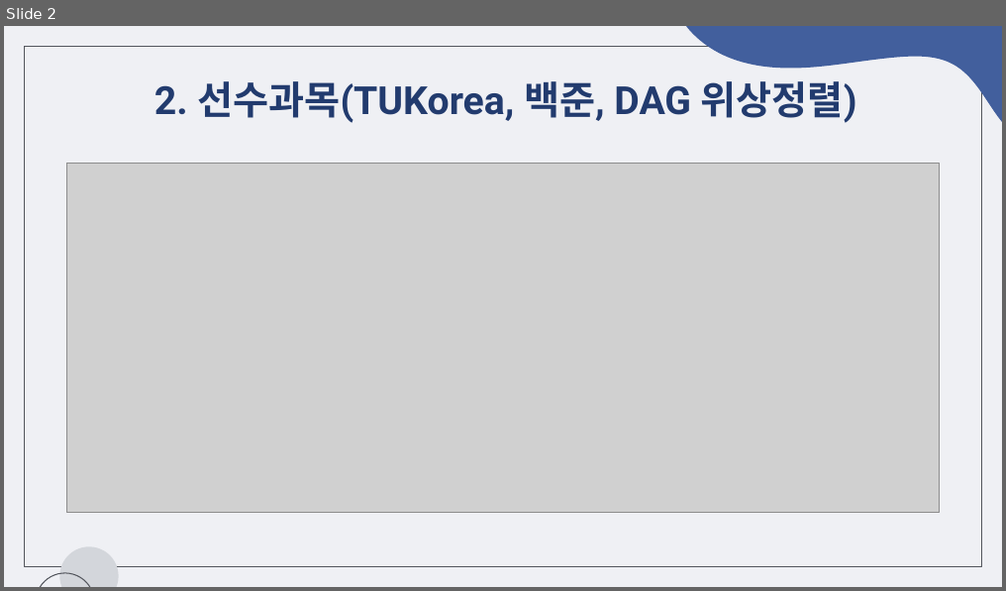
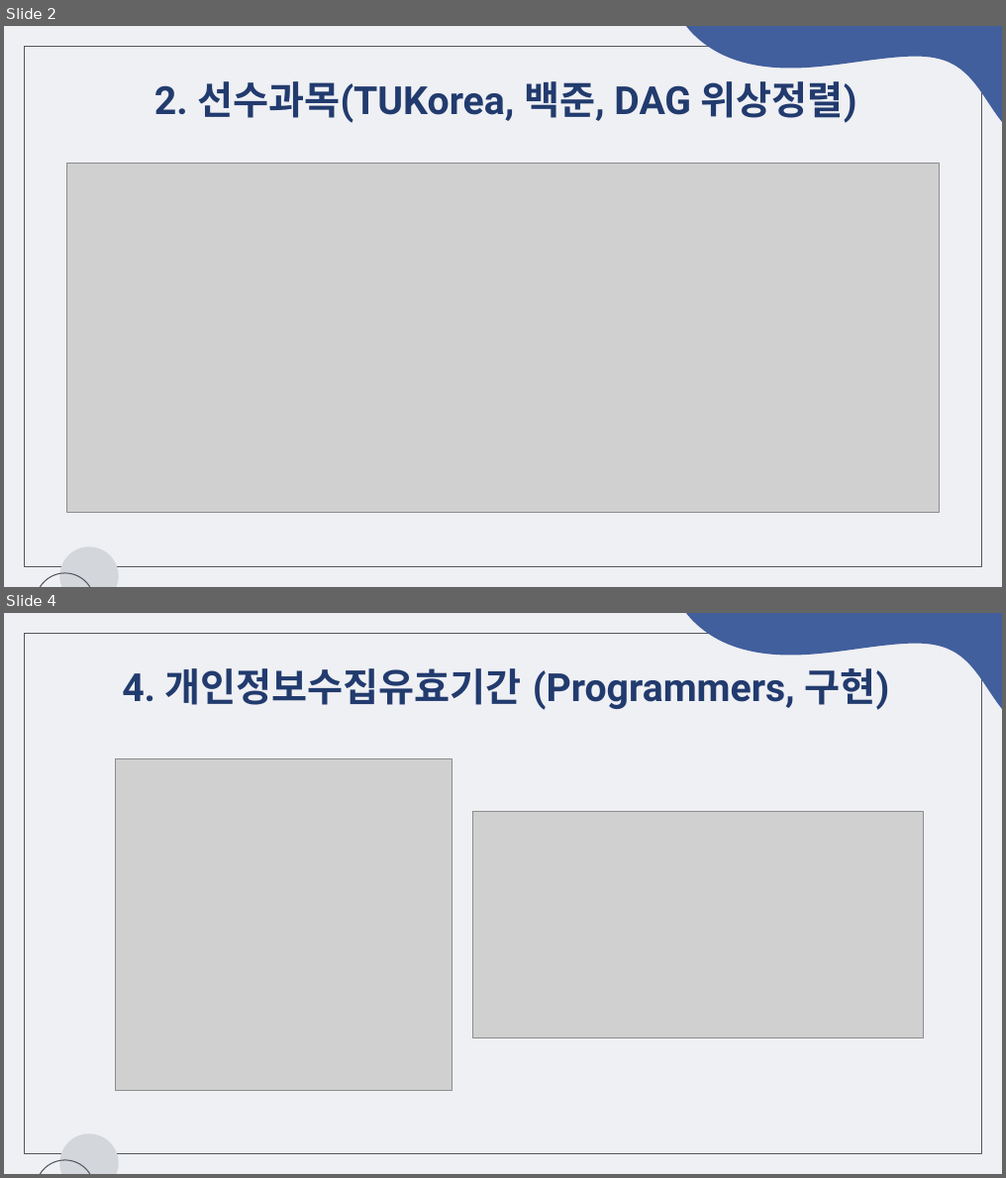
Before and after one commit to chaeeun-dev/CodingTest, a slide deck: 문제해결프로그래밍_숙제/제출용/숙제8_2022182035.pptx. Shown one above the other, each under a label of ours: slide 2 before the commit, slides 2 and 4 after it; the slides between them are not shown. The pictures are 1006x591 and 1006x1178 pixels, drawn with LibreOffice and Linux fonts; fonts in the diff are those of the drawing; grey boxes stand for pictures. Boxes give left, top, right and bottom in pixels: in the first picture for what was removed or moved away, otherwise in the second. Text is boxed around its words. In the diff, an @@ line names an element or a change of style, - is before the commit and + after.

```diff
--- a/문제해결프로그래밍_숙제/제출용/숙제8_2022182035.pptx
+++ b/문제해결프로그래밍_숙제/제출용/숙제8_2022182035.pptx
@@ slide 4 added at [4, 613, 1002, 1174], background #EFF0F4; not listed: 4 template elements that a slide beside it also shows @@
@@ title added at [122, 668, 890, 710], 28 pt, text #223B6E, bold @@
+4. 개인정보수집유효기간 (Programmers, 구현)
@@ picture added at [116, 759, 452, 1091] @@
@@ picture added at [473, 812, 923, 1038] @@
```
Also in this commit, not shown: 1 slide changed, 1 other slide added, 4 slides removed, 1 other file.
